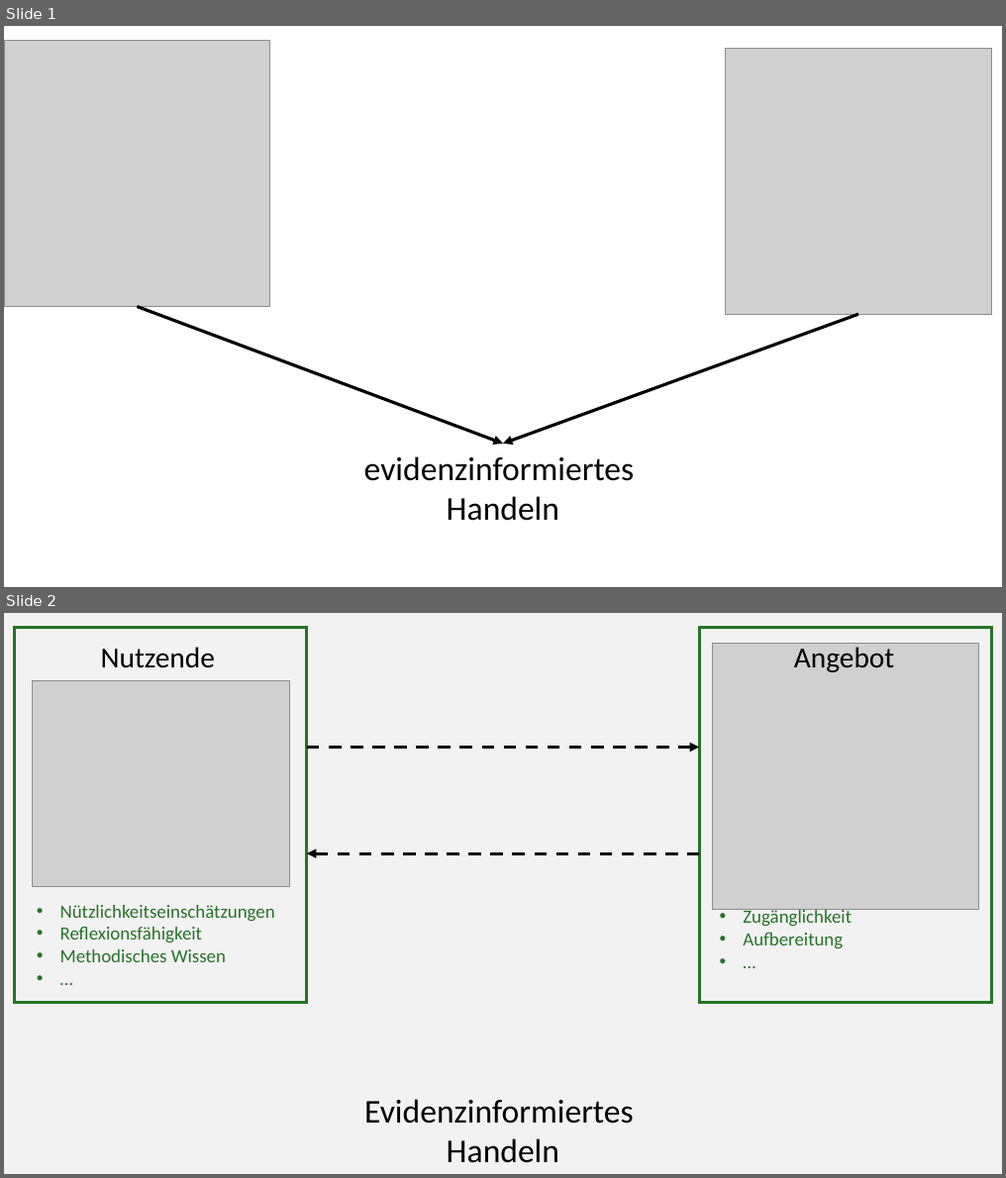
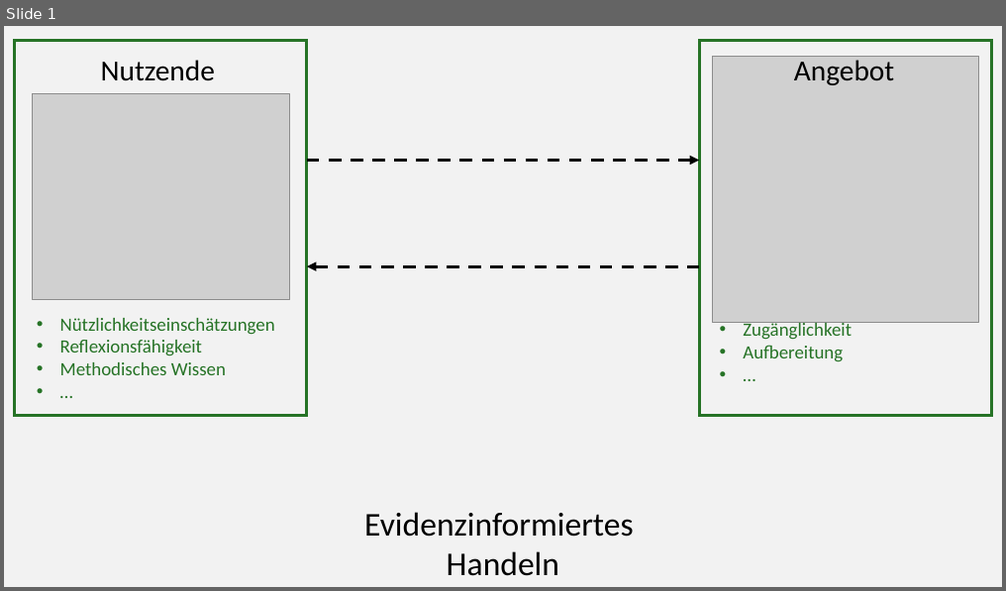
Before and after one commit to kirstinschmidt/GEBF_2025, a slide deck: img/Angebot-Nutzung.pptx. Shown one above the other, each under a label of ours: slides 1 and 2 before the commit, slide 1 after it. The pictures are 1006x1178 and 1006x591 pixels, drawn with LibreOffice and Linux fonts; fonts in the diff are those of the drawing; grey boxes stand for pictures. Boxes give left, top, right and bottom in pixels: in the first picture for what was removed or moved away, otherwise in the second. Text is boxed around its words. In the diff, an @@ line names an element or a change of style, - is before the commit and + after.

```diff
--- a/img/Angebot-Nutzung.pptx
+++ b/img/Angebot-Nutzung.pptx
@@ slide 1 removed at box(4, 26, 1002, 587), background #FFFFFF @@
@@ picture removed at box(4, 40, 270, 307) @@
@@ picture removed at box(726, 49, 992, 315) @@
@@ arrow removed from (138, 307) to (503, 444) @@
@@ arrow removed from (858, 314) to (503, 444) @@
@@ text removed at box(364, 457, 635, 521) @@
-evidenzinformiertes
-Handeln
@@ what was slide 2 is now slide 1 @@
```
Also in this commit, not shown: 2 other files.
